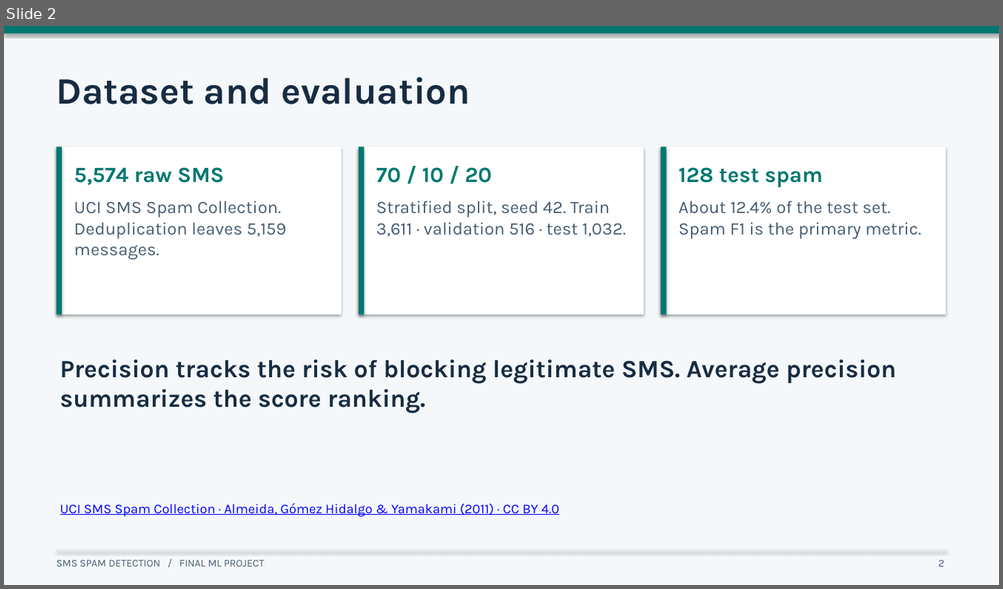
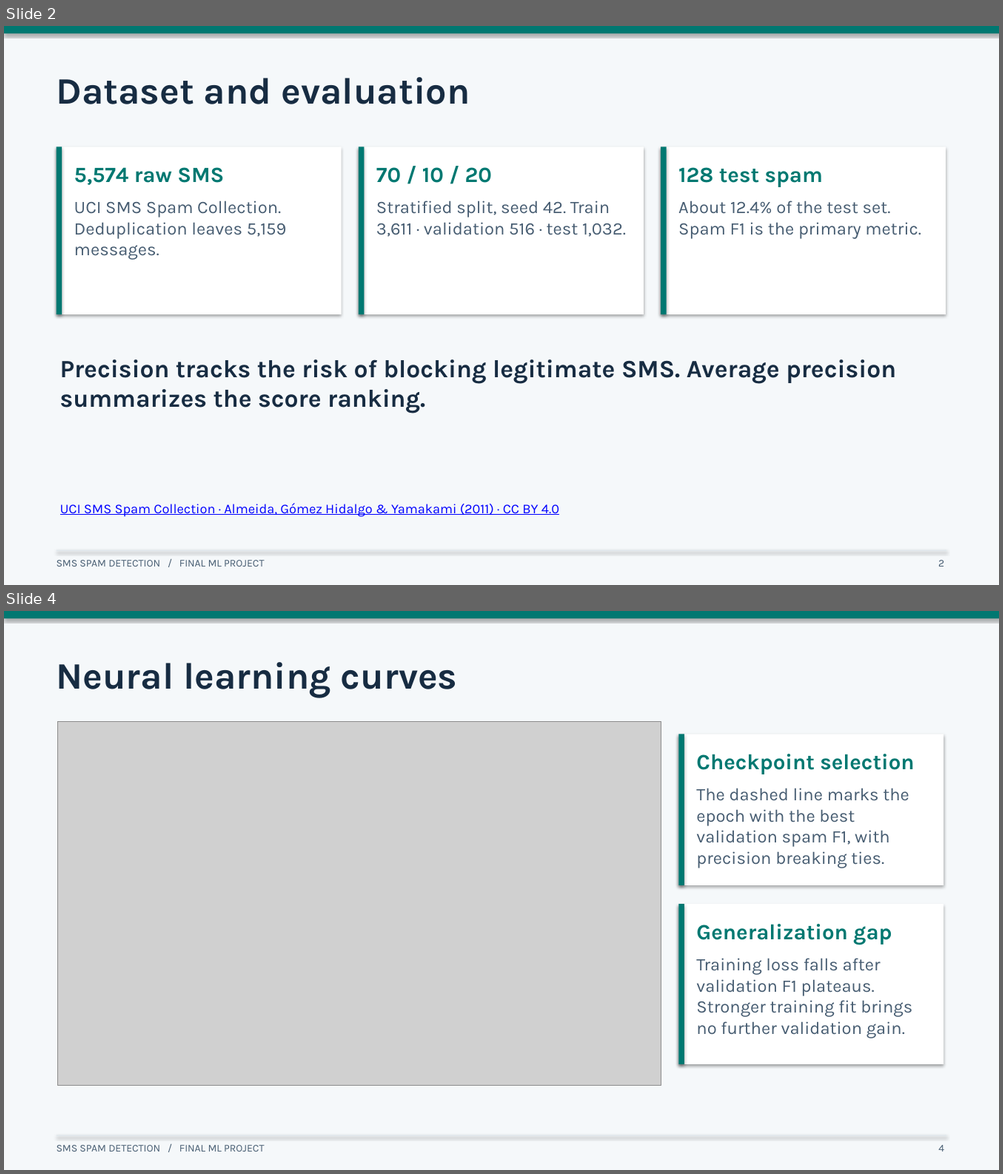
Before and after one commit to dench1k1ng/ml_midterm, a slide deck: SMS_Spam_Detection_Final.pptx. Shown one above the other, each under a label of ours: slide 2 before the commit, slides 2 and 4 after it; the slides between them are not shown. The pictures are 1003x589 and 1003x1174 pixels, drawn with LibreOffice and Linux fonts; fonts in the diff are those of the drawing; grey boxes stand for pictures. Boxes give left, top, right and bottom in pixels: in the first picture for what was removed or moved away, otherwise in the second. Text is boxed around its words. In the diff, an @@ line names an element or a change of style, - is before the commit and + after.

Commit message:
Prepare final SMS spam project for course defense

```diff
--- a/SMS_Spam_Detection_Final.pptx
+++ b/SMS_Spam_Detection_Final.pptx
@@ slide 4 added at [4, 611, 999, 1170], background #F5F8FA @@
@@ rectangle added at [4, 611, 999, 618], fill #007871 @@
@@ text added at [57, 662, 457, 698], 36 pt, text #172C42, bold @@
+Neural learning curves
@@ picture added at [58, 721, 660, 1085] @@
@@ rectangle added at [678, 734, 943, 886], fill #FFFFFF @@
@@ rectangle added at [678, 734, 684, 886], fill #007871 @@
@@ text added at [696, 754, 913, 775], 21 pt, text #007871, bold @@
+Checkpoint selection
@@ text added at [696, 788, 909, 869], 17 pt, text #465C71 @@
+The dashed line marks the epoch with the best validation spam F1, with precision breaking ties.
@@ rectangle added at [678, 904, 943, 1065], fill #FFFFFF @@
@@ rectangle added at [678, 904, 684, 1065], fill #007871 @@
@@ text added at [696, 924, 891, 945], 21 pt, text #007871, bold @@
+Generalization gap
@@ text added at [696, 958, 912, 1039], 17 pt, text #465C71 @@
+Training loss falls after validation F1 plateaus. Stronger training fit brings no further validation gain.
@@ rectangle added at [57, 1136, 946, 1136], fill #DDE7ED @@
@@ text added at [57, 1145, 264, 1152], 10 pt, text #465C71 @@
+SMS SPAM DETECTION / FINAL ML PROJECT
@@ text added at [938, 1145, 944, 1152], 10 pt, text #465C71 @@
+4
```
Also in this commit, not shown: 4 slides changed, 2 other files.
